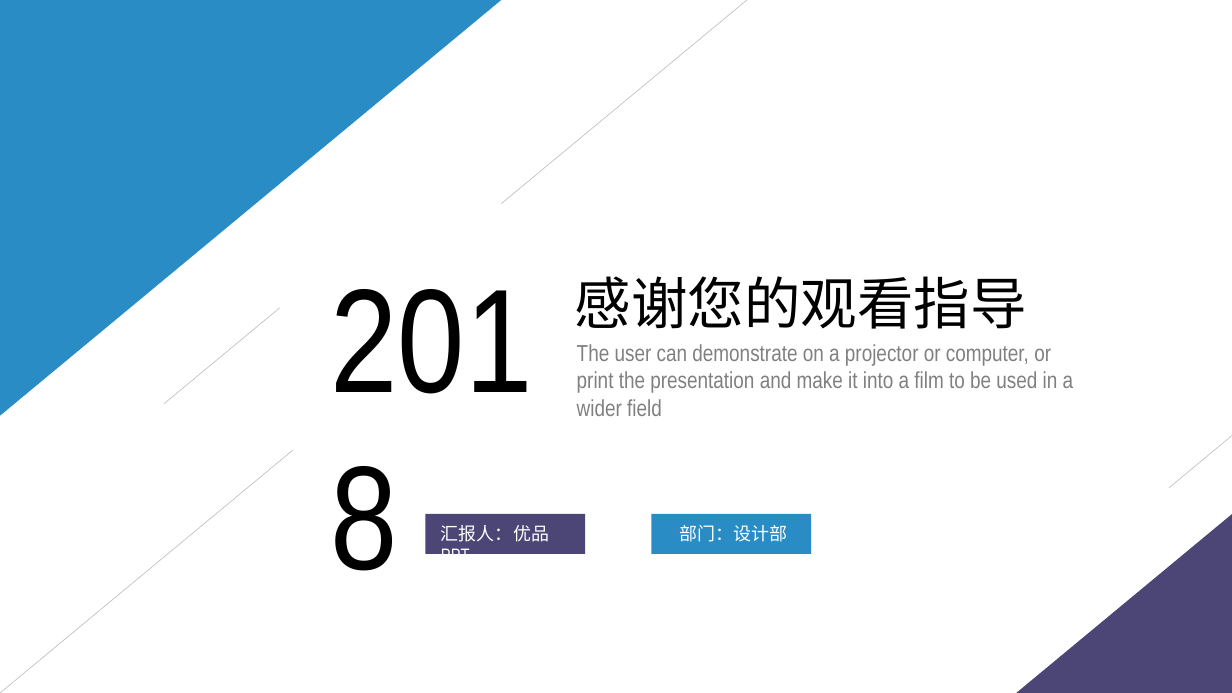
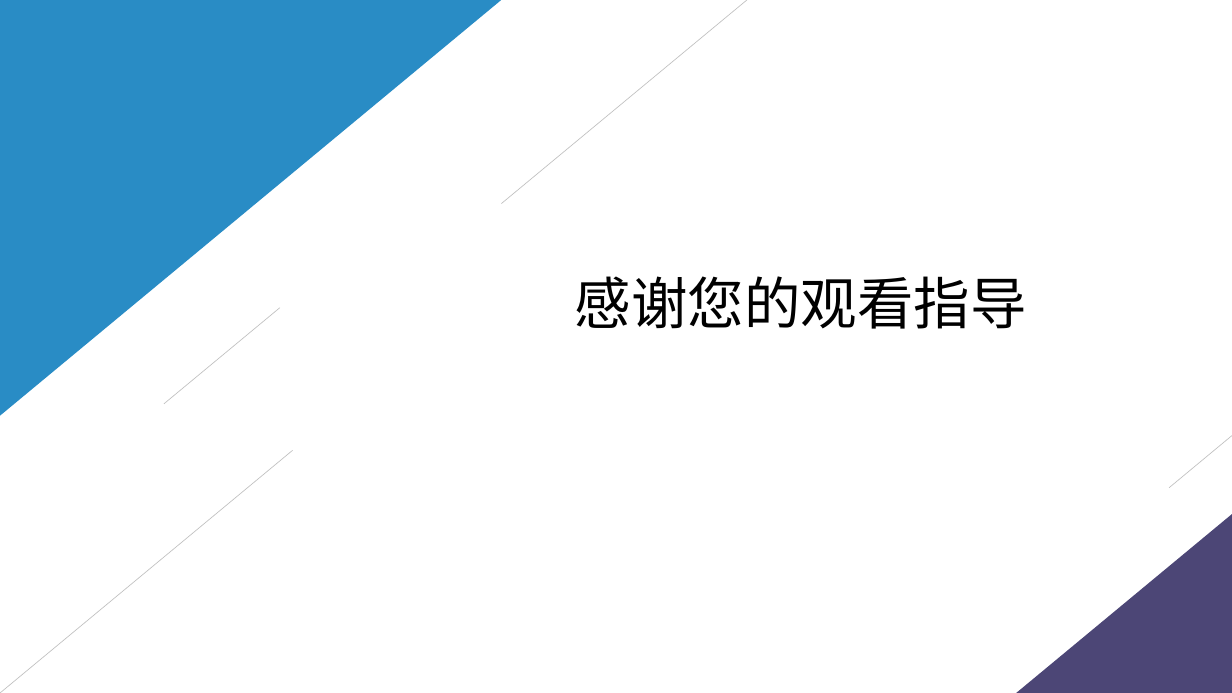
Before and after one commit to credit-loan-dev/credit-loan, a slide deck: slide 13 of design/doc/2018-09-20草稿.pptx (slide 24 before the commit). Drawn at 1232x693 pixels with LibreOffice and Linux fonts; fonts in the diff are those of the drawing. Boxes give left, top, right and bottom in pixels: in the first picture for what was removed or moved away, otherwise in the second. Text is boxed around its words. In the diff, an @@ line names an element or a change of style, - is before the commit and + after.

```diff
--- a/design/doc/2018-09-20草稿.pptx
+++ b/design/doc/2018-09-20草稿.pptx
@@ background #C7EDCC to #CAEACE @@
@@ text removed at bbox=[322, 240, 557, 429] @@
-2018
@@ text removed at bbox=[577, 344, 1074, 393] @@
-The user can demonstrate on a projector or computer, or print the presentation and make it into a film to be used in a wider field
@@ rectangle removed at bbox=[425, 514, 585, 554] @@
@@ text removed at bbox=[441, 525, 549, 554] @@
-汇报人：优品PPT
@@ rectangle removed at bbox=[652, 514, 811, 554] @@
@@ text removed at bbox=[679, 525, 787, 542] @@
-部门：设计部
```
Also in this commit, not shown: 6 other slides changed, 6 slides added, 18 slides removed, 4 other files.
